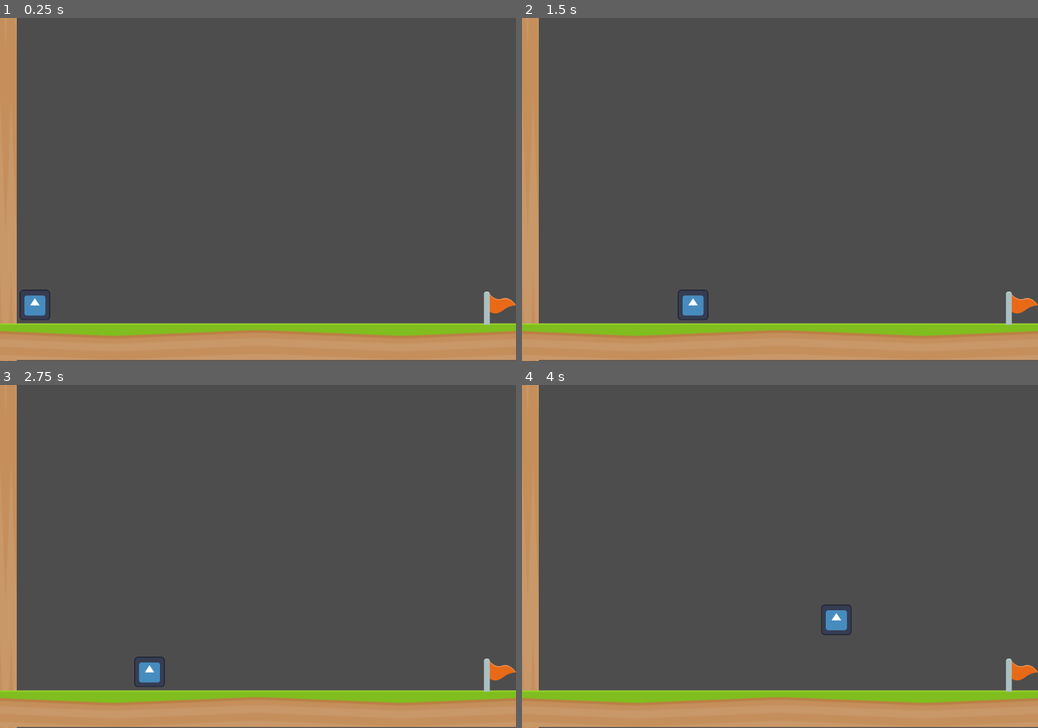
Above: before the commit, frames 1-4 (two rows, left to right).
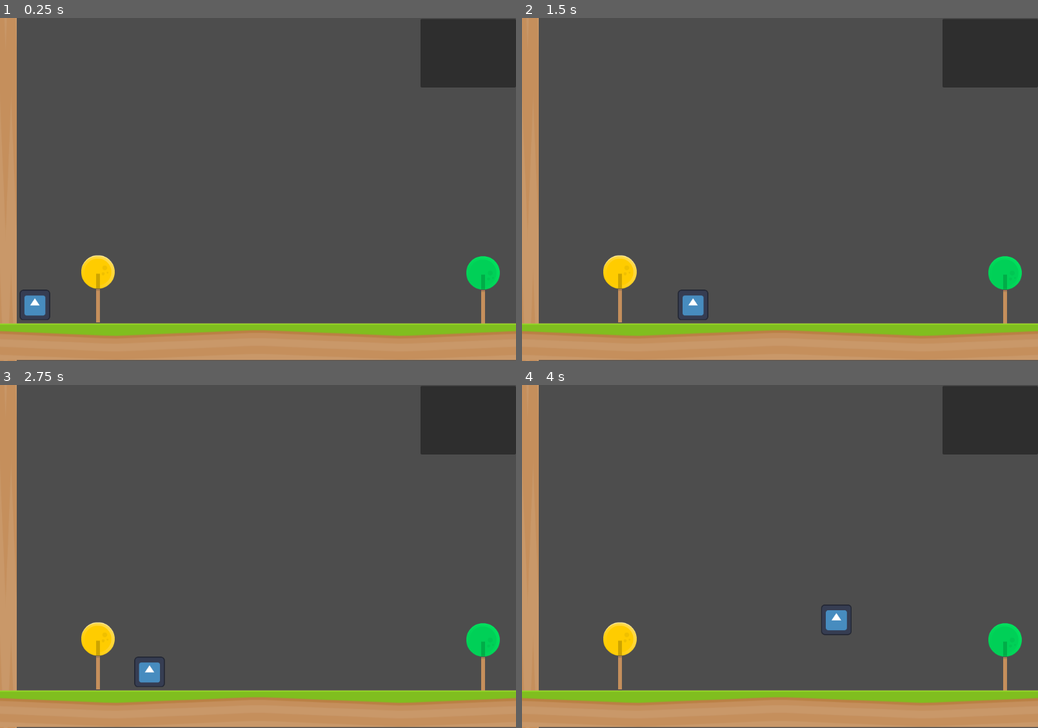
Above: after the commit, the same moments.

Repository: shapeshiftingrabbits/godot_wildjam_76
Game: Godot game, scene res://prototype.tscn
Same seed, same stepped clock (60 frames per second), same inputs: the game is played once before the commit and once after it. The project has no main scene, so this scene is started directly. The engine's default icon, where the game draws it, is replaced by a stand-in: a white triangle on a blue panel in a dark square.
Inputs:
- Up to frame 1 (0.25 s): no input
- Up to frame 2 (1.5 s): tap Enter at 0.5 s; hold D (move_right) from 0.53 s (still down); tap Space (jump) at 0.77 s
- Up to frame 3 (2.75 s): tap Space (jump) at 1.52 s; release D (move_right) at 2.03 s; hold A (move_left) from 2.03 s (still down)
- Up to frame 4 (4 s): release A (move_left) at 2.78 s; hold D (move_right) from 2.78 s (still down); tap Space (jump) at 3.02, 3.77 s

The runs differ from the first frame. In frame 1, 5.1% of the frame differs, in the area x 15-100%, y 0-90%; in frame 2, 5.1%; in frame 3, 5.1%; in frame 4, 5.1%.

Commit message:
add starting point, and end points

Diff:
--- a/project.godot
+++ b/project.godot
@@ -18,6 +18,8 @@
 
 window/size/viewport_width=1080
 window/size/viewport_height=720
+window/size/resizable=false
+window/stretch/mode="viewport"
 
 [input]
 
--- a/prototype.tscn
+++ b/prototype.tscn
@@ -1,11 +1,17 @@
-[gd_scene load_steps=11 format=3 uid="uid://bq3882tkp8hwx"]
+[gd_scene load_steps=17 format=3 uid="uid://bq3882tkp8hwx"]
 
 [ext_resource type="Texture2D" uid="uid://bt043n8scsipo" path="res://icon.svg" id="1_aq8cg"]
 [ext_resource type="Script" path="res://scripts/move.gd" id="1_xoidt"]
 [ext_resource type="Texture2D" uid="uid://bb76chblox1qy" path="res://textures/grassMid.png" id="3_we4ca"]
 [ext_resource type="Texture2D" uid="uid://c7ww3a6n54whc" path="res://textures/flagRed.png" id="4_7quu1"]
 [ext_resource type="Texture2D" uid="uid://xhvgmbx5lfvs" path="res://textures/grassCenter.png" id="4_hv57n"]
+[ext_resource type="Texture2D" uid="uid://cd053hfja0sbd" path="res://textures/lollipopBaseBrown.png" id="6_1swtq"]
 [ext_resource type="Script" path="res://scripts/detect_finish_line_reached.gd" id="6_to2lt"]
+[ext_resource type="Texture2D" uid="uid://c1s74jb6f2sxq" path="res://textures/lollipopFruitGreen.png" id="7_60v0s"]
+[ext_resource type="Texture2D" uid="uid://c4rub87ujlihk" path="res://textures/lollipopFruitYellow.png" id="7_bwe1x"]
+[ext_resource type="Texture2D" uid="uid://csn7lhln11087" path="res://textures/flagGreen2.png" id="8_06u38"]
+[ext_resource type="Script" path="res://scripts/detect_starting_line_reached.gd" id="8_ouh8i"]
+[ext_resource type="Script" path="res://scripts/instructions.gd" id="8_sdu8k"]
 
 [sub_resource type="CapsuleShape2D" id="CapsuleShape2D_6eaqc"]
 radius = 37.0
@@ -62,16 +68,96 @@
 region_rect = Rect2(0, 0, 70, 70)
 
 [node name="FinishLineArea2D" type="Area2D" parent="."]
-position = Vector2(1048, 609)
-
-[node name="FlagRed" type="Sprite2D" parent="FinishLineArea2D"]
-texture = ExtResource("4_7quu1")
+position = Vector2(1013, 572)
 
 [node name="CollisionShape2D" type="CollisionShape2D" parent="FinishLineArea2D"]
 scale = Vector2(-4.61429, -2.53186)
 shape = SubResource("RectangleShape2D_or7rr")
 
+[node name="LollipopBaseBrown" type="Sprite2D" parent="FinishLineArea2D"]
+position = Vector2(-2, 34)
+texture = ExtResource("6_1swtq")
+
+[node name="LollipopFruitGreen" type="Sprite2D" parent="FinishLineArea2D"]
+position = Vector2(-2, -37)
+texture = ExtResource("7_60v0s")
+
+[node name="StartingLineArea2D" type="Area2D" parent="."]
+position = Vector2(207, 570)
+
+[node name="CollisionShape2D" type="CollisionShape2D" parent="StartingLineArea2D"]
+scale = Vector2(-4.61429, -2.53186)
+shape = SubResource("RectangleShape2D_or7rr")
+
+[node name="LollipopBaseBrown" type="Sprite2D" parent="StartingLineArea2D"]
+position = Vector2(-2, 34)
+texture = ExtResource("6_1swtq")
+
+[node name="LollipopFruitGreen" type="Sprite2D" parent="StartingLineArea2D"]
+position = Vector2(-2, -37)
+texture = ExtResource("7_bwe1x")
+
 [node name="DetectFinishLineReached" type="Node" parent="."]
 script = ExtResource("6_to2lt")
 
+[node name="DetectStartingLineReached" type="Node" parent="."]
+script = ExtResource("8_ouh8i")
+
+[node name="Control" type="Control" parent="."]
+custom_minimum_size = Vector2(1080, 720)
+layout_mode = 3
+anchors_preset = 0
+offset_right = 40.0
+offset_bottom = 40.0
+
+[node name="PanelContainer" type="PanelContainer" parent="Control"]
+custom_minimum_size = Vector2(200, 100)
+layout_mode = 1
+anchors_preset = 1
+anchor_left = 1.0
+anchor_right = 1.0
+offset_left = -200.0
+offset_top = 2.0
+offset_bottom = 146.0
+grow_horizontal = 0
+size_flags_horizontal = 3
+size_flags_vertical = 0
+
+[node name="Instructions" type="VBoxContainer" parent="Control/PanelContainer"]
+layout_mode = 2
+size_flags_horizontal = 8
+size_flags_vertical = 0
+script = ExtResource("8_sdu8k")
+
+[node name="GoInstruction" type="HBoxContainer" parent="Control/PanelContainer/Instructions"]
+custom_minimum_size = Vector2(200, 0)
+layout_mode = 2
+size_flags_horizontal = 0
+size_flags_vertical = 0
+
+[node name="Label" type="Label" parent="Control/PanelContainer/Instructions/GoInstruction"]
+layout_mode = 2
+size_flags_horizontal = 3
+text = "Go !"
+
+[node name="TextureRect" type="TextureRect" parent="Control/PanelContainer/Instructions/GoInstruction"]
+layout_mode = 2
+size_flags_horizontal = 8
+texture = ExtResource("8_06u38")
+
+[node name="StopInstruction" type="HBoxContainer" parent="Control/PanelContainer/Instructions"]
+layout_mode = 2
+size_flags_vertical = 0
+
+[node name="Label" type="Label" parent="Control/PanelContainer/Instructions/StopInstruction"]
+layout_mode = 2
+size_flags_horizontal = 3
+text = "Stop!"
+
+[node name="TextureRect" type="TextureRect" parent="Control/PanelContainer/Instructions/StopInstruction"]
+layout_mode = 2
+size_flags_horizontal = 8
+texture = ExtResource("4_7quu1")
+
 [connection signal="body_entered" from="FinishLineArea2D" to="DetectFinishLineReached" method="_on_finish_line_area_2d_body_entered"]
+[connection signal="body_entered" from="StartingLineArea2D" to="DetectStartingLineReached" method="_on_starting_line_area_2d_body_entered"]
--- /dev/null
+++ b/scripts/detect_starting_line_reached.gd
@@ -0,0 +1,10 @@
+extends Node
+
+class_name DetectStartingLineReached
+
+signal entered_play_area
+
+func _on_starting_line_area_2d_body_entered(body: Node2D) -> void:
+	if body.is_in_group(&"player"):
+		entered_play_area.emit()
+		print("start")
--- /dev/null
+++ b/scripts/instructions.gd
@@ -0,0 +1,13 @@
+extends Node
+
+@onready var go_instruction: HBoxContainer = $GoInstruction
+@onready var stop_instruction: HBoxContainer = $StopInstruction
+
+
+func _ready() -> void:
+	go_instruction.hide()
+	stop_instruction.hide()
+
+
+func start_game():
+	pass
Binary file added: textures/flagGreen2.png
Not shown, added: textures/flagGreen2.png.import
Binary file added: textures/lollipopBaseBrown.png
Not shown, added: textures/lollipopBaseBrown.png.import
Binary file added: textures/lollipopFruitGreen.png
Not shown, added: textures/lollipopFruitGreen.png.import
Binary file added: textures/lollipopFruitRed.png
Not shown, added: textures/lollipopFruitRed.png.import
Binary file added: textures/lollipopFruitYellow.png
Not shown, added: textures/lollipopFruitYellow.png.import
